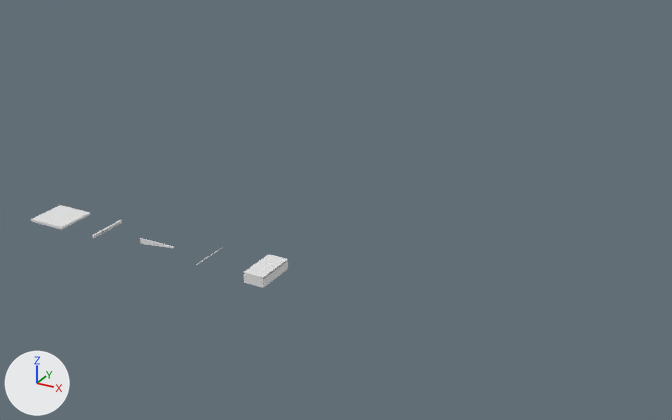
Two versions of the Blender file tools/models/shelf-components.blend, one commit apart.
The view is the same before and after, from a 50 mm camera at (16.07, -15.14, 9.38) aimed at (7.66, 0.15, 1.73). Arrows for +X, +Y and +Z are at lower left; the lights stay in place. The older version comes first.

Names of what the first picture shows: 'Deck', 'Slat' and 2 more.
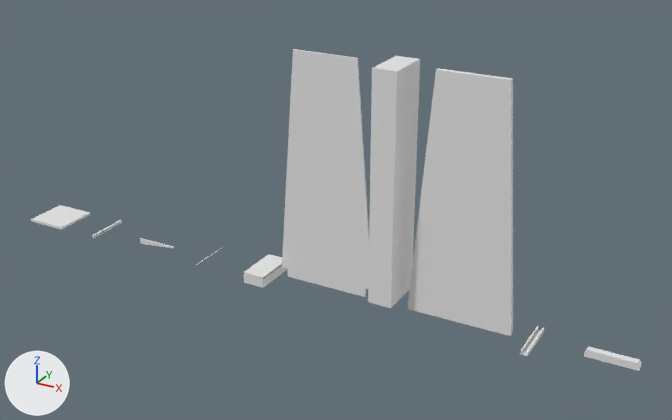
Pixel boxes [x1, y1, x2, y2] of what changed, in the pictures (672 x 420 px):
'EndPanel', added
    after: [408, 68, 513, 336]
'Upright', added
    after: [282, 49, 369, 297]
'Spine', added
    after: [368, 56, 420, 308]
'Foot', added
    after: [584, 347, 642, 371]
'Standard', added
    after: [520, 326, 544, 356]

The change, as a list of edits to the scene's bpy script:
```text
Add me_foot:
    me_foot.from_pydata([(-0.5, 0.07, 0.0), (0.5, 0.07, 0.0), (0.5, 0.07, 0.1), (0.46, 0.07, 0.15), (-0.46, 0.07, 0.15), (-0.5, 0.07, 0.1), (-0.5, -0.07, 0.0), (0.5, -0.07, 0.0), (0.5, -0.07, 0.1), (0.46, -0.07, 0.15), (-0.46, -0.07, 0.15), (-0.5, -0.07, 0.1)], [], [(5, 4, 3, 2, 1, 0), (6, 7, 8, 9, 10, 11), (0, 1, 7, 6), (1, 2, 8, 7), (2, 3, 9, 8), (3, 4, 10, 9), (4, 5, 11, 10), (5, 0, 6, 11)])
    me_foot.materials.append(mat_shelffinish)  # white #e7e7e7
Add me_standard:
    me_standard.from_pydata(...)  # 24 vertices, 14 faces; spans x -0.07..0.07, y -0.5..0.5, z -0.045..0.045
    me_standard.materials.append(mat_shelffinish)  # white #e7e7e7
Add me_endpanel:
    me_endpanel.from_pydata(...)  # 208 vertices, 208 faces; spans x -1.08..1.08, y -0.05..0.05, z 0.0..5.0
    me_endpanel.materials.append(mat_shelffinish)  # white #e7e7e7
Add me_spine:
    me_spine.from_pydata([(-0.25, 0.5, 0.2), (0.25, 0.5, 0.2), (0.25, 0.5, 4.99), (0.24, 0.5, 5.0), (-0.24, 0.5, 5.0), (-0.25, 0.5, 4.99), (-0.25, -0.5, 0.2), (0.25, -0.5, 0.2), (0.25, -0.5, 4.99), (0.24, -0.5, 5.0), (-0.24, -0.5, 5.0), (-0.25, -0.5, 4.99)], [], [(5, 4, 3, 2, 1, 0), (6, 7, 8, 9, 10, 11), (0, 1, 7, 6), (1, 2, 8, 7), (2, 3, 9, 8), (3, 4, 10, 9), (4, 5, 11, 10), (5, 0, 6, 11)])
    me_spine.materials.append(mat_shelffinish)  # white #e7e7e7
Add me_upright:
    me_upright.from_pydata(...)  # 140 vertices, 132 faces; spans x -1.08..1.08, y -0.02..0.02, z 0.0..5.0
    me_upright.materials.append(mat_shelffinish)  # white #e7e7e7
Add ob_foot:
    ob_foot = bpy.data.objects.new('Foot', me_foot)
    ob_foot.location = (13.5, 0.0, 0.0)
Add ob_standard:
    ob_standard = bpy.data.objects.new('Standard', me_standard)
    ob_standard.location = (12.0, 0.0, 0.0)
Add ob_endpanel:
    ob_endpanel = bpy.data.objects.new('EndPanel', me_endpanel)
    ob_endpanel.location = (10.5, 0.0, 0.0)
Add ob_spine:
    ob_spine = bpy.data.objects.new('Spine', me_spine)
    ob_spine.location = (9.0, 0.0, 0.0)
Add ob_upright:
    ob_upright = bpy.data.objects.new('Upright', me_upright)
    ob_upright.location = (7.5, 0.0, 0.0)
```
